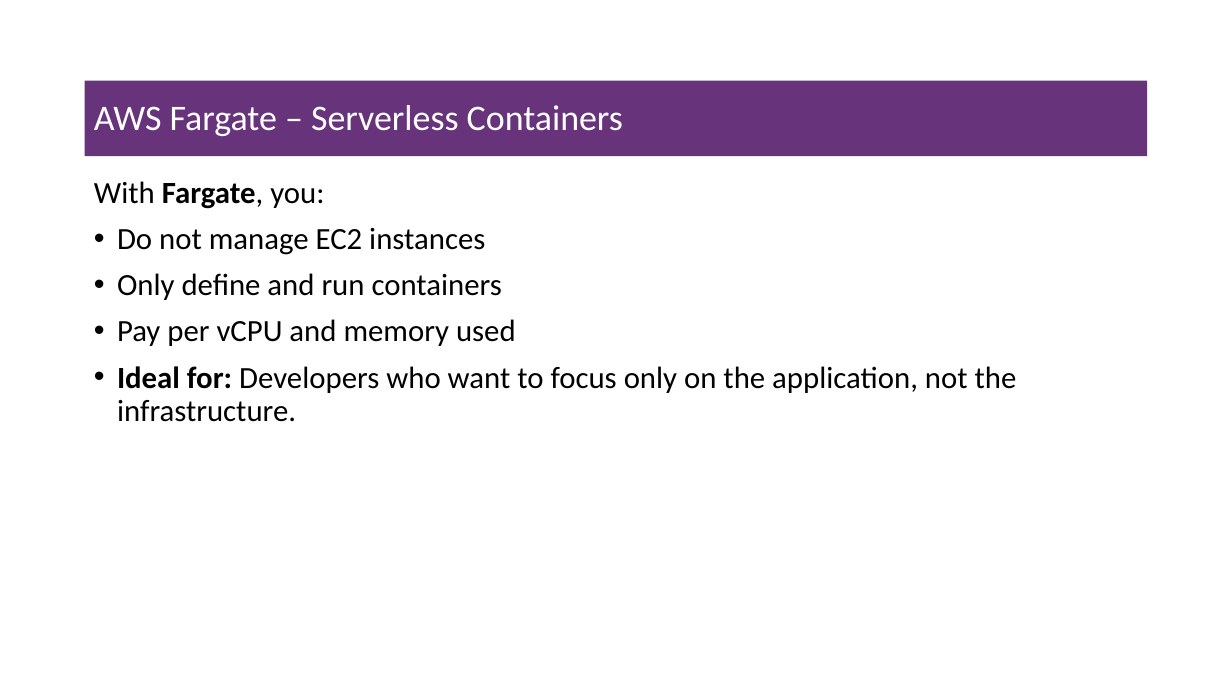
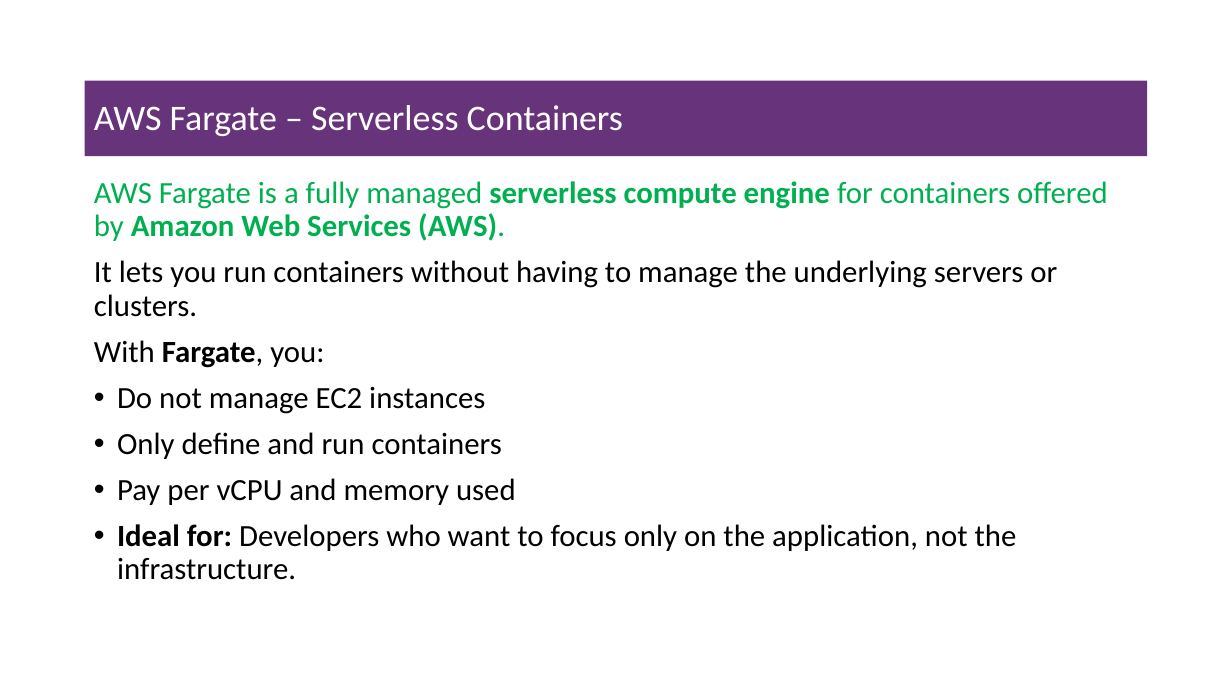
Before and after one commit to msfasha/307401-Big-Data, a slide deck: slide 56 of lecture_notes/section_3_introduction_to_amazon_aws/3-1-Introduction to Cloud Computing and Amazon AWS.pptx (slide 58 before the commit). Drawn at 1232x693 pixels with LibreOffice and Linux fonts; fonts in the diff are those of the drawing; background and template pictures are left out. Boxes give left, top, right and bottom in pixels: in the first picture for what was removed or moved away, otherwise in the second. Text is boxed around its words. In the diff, an @@ line names an element or a change of style, - is before the commit and + after.

```diff
--- a/lecture_notes/section_3_introduction_to_amazon_aws/3-1-Introduction to Cloud Computing and Amazon AWS.pptx
+++ b/lecture_notes/section_3_introduction_to_amazon_aws/3-1-Introduction to Cloud Computing and Amazon AWS.pptx
@@ text at (x1=94, y1=181, x2=1108, y2=317): paragraphs added @@
+AWS Fargate is a fully managed serverless compute engine for containers offered by Amazon Web Services (AWS).
+It lets you run containers without having to manage the underlying servers or clusters.
```
Also in this commit, not shown: 35 other slides changed, 2 slides removed, 1 other file.
